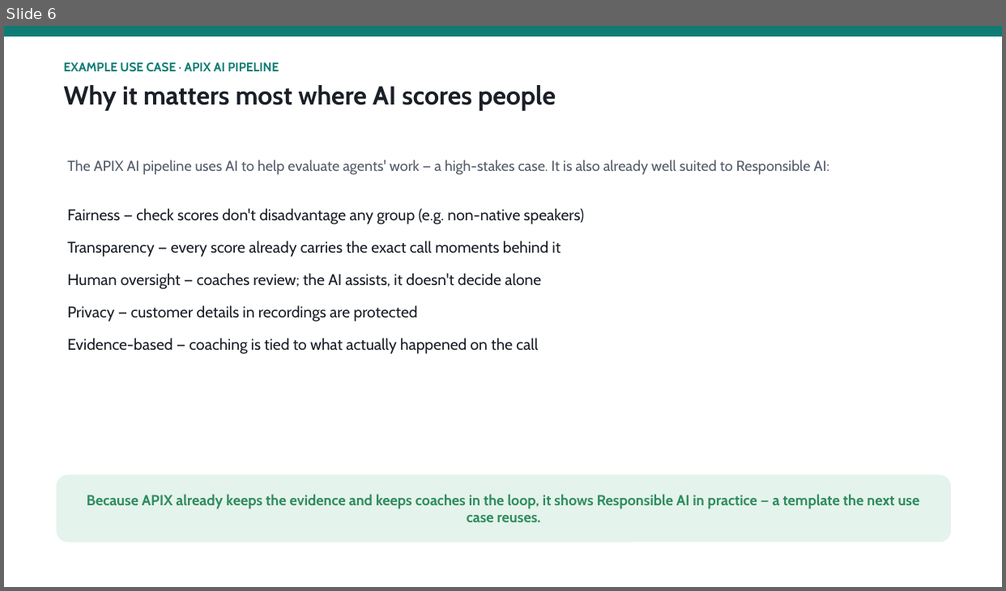
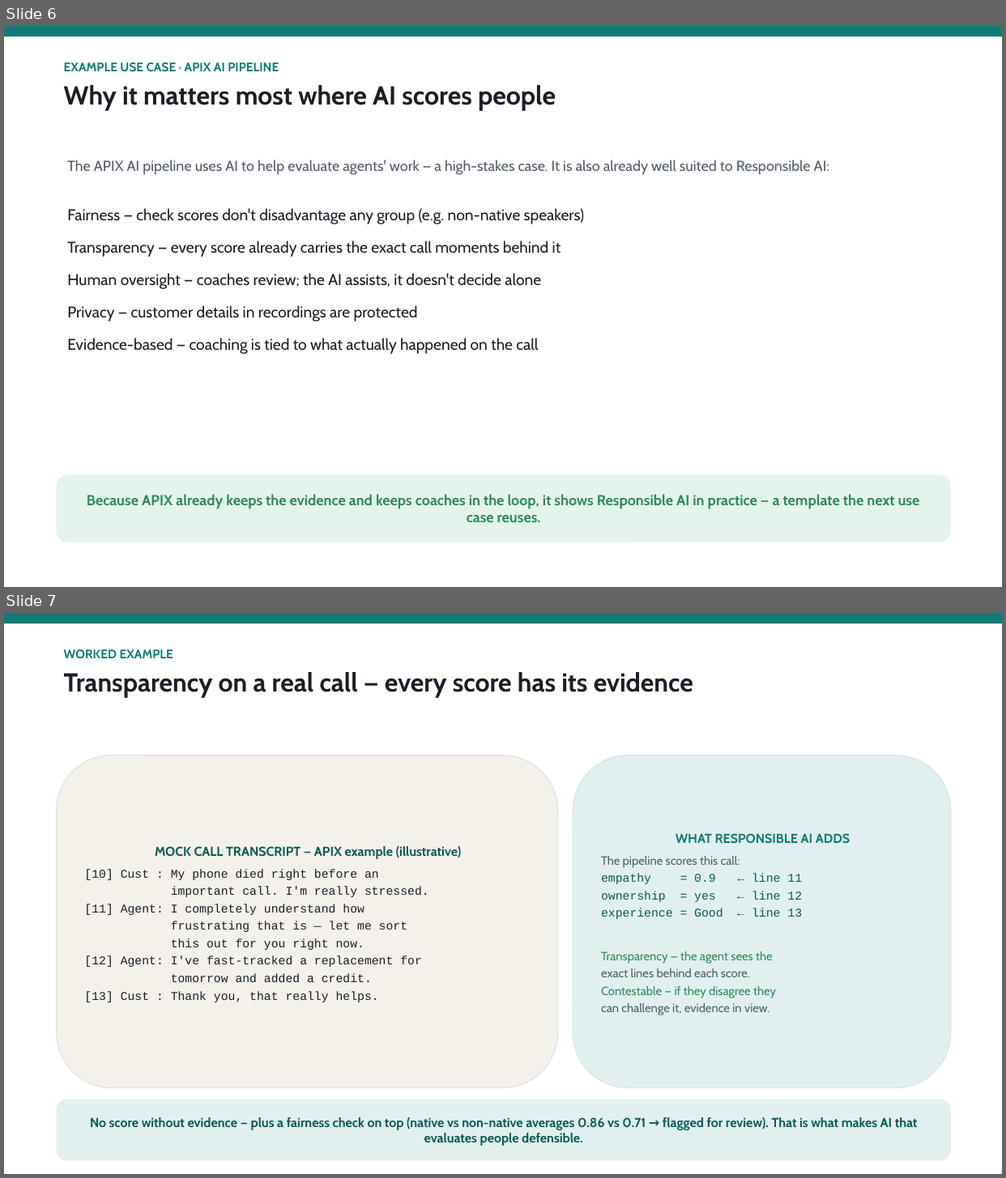
Before and after one commit to shyamanugu/LLMOps, a slide deck: usecases/ai_pipeline 2/docs/Responsible_AI_LLMOps.pptx. Shown one above the other, each under a label of ours: slide 6 before the commit, slides 6 and 7 after it. The pictures are 1006x591 and 1006x1178 pixels, drawn with LibreOffice and Linux fonts; fonts in the diff are those of the drawing. Boxes give left, top, right and bottom in pixels: in the first picture for what was removed or moved away, otherwise in the second. Text is boxed around its words. In the diff, an @@ line names an element or a change of style, - is before the commit and + after.

Commit message:
Add mock call transcript (transparency example) to RAI deck

```diff
--- a/usecases/ai_pipeline 2/docs/Responsible_AI_LLMOps.pptx
+++ b/usecases/ai_pipeline 2/docs/Responsible_AI_LLMOps.pptx
@@ slide 7 added at <box>4,613,1002,1174</box>, background #FFFFFF @@
@@ rectangle added at <box>4,613,1002,624</box>, fill #0E7C74 @@
@@ text added at <box>64,649,693,697</box>, 25 pt, text #1A1F27, bold @@
+WORKED EXAMPLE
+Transparency on a real call — every score has its evidence
@@ rounded rectangle added at <box>57,756,558,1088</box>, fill #F3F1EA, outline #D9DFE5 0.75 pt, 11.5 pt, text #1A1F27 @@
+MOCK CALL TRANSCRIPT — APIX example (illustrative)
+[10] Cust : My phone died right before an
+important call. I'm really stressed.
+[11] Agent: I completely understand how
+frustrating that is — let me sort
+this out for you right now.
+[12] Agent: I've fast-tracked a replacement for
+tomorrow and added a credit.
+[13] Cust : Thank you, that really helps.
@@ rounded rectangle added at <box>573,756,951,1088</box>, fill #E1F0EE, outline #D9DFE5 0.75 pt, 11.5 pt, text #535C6A @@
+WHAT RESPONSIBLE AI ADDS
+The pipeline scores this call:
+empathy = 0.9 ← line 11
+ownership = yes ← line 12
+experience = Good ← line 13
+Transparency — the agent sees the
+exact lines behind each score.
+Contestable — if they disagree they
+can challenge it, evidence in view.
@@ rounded rectangle added at <box>57,1100,951,1161</box>, fill #E1F0EE, 12.5 pt, text #0A5B55, bold @@
+No score without evidence — plus a fairness check on top (native vs non-native averages 0.86 vs 0.71 → flagged for review). That is what makes AI that evaluates people defensible.
```
Also in this commit, not shown: 1 slide removed.
